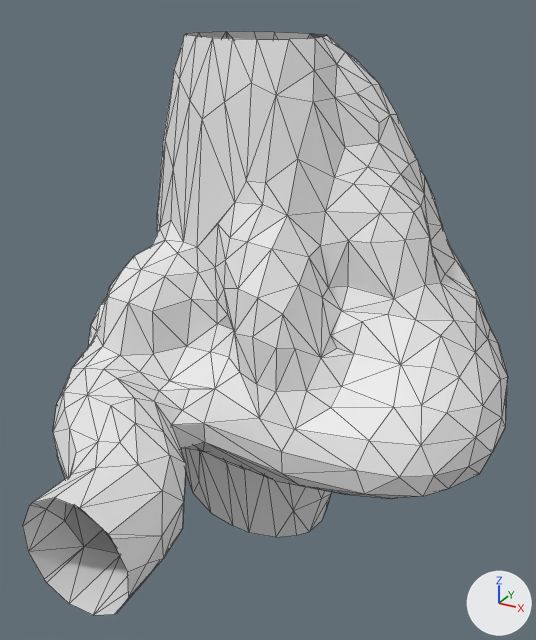
The FBX model BouquetOfTime/Assets/Models/TerrainModules/Room_02b_a.fbx, before and after one commit.
Both versions are drawn from a camera (50 mm lens) standing at (28.8, -58.7, 37.4) and looking at (-2.7, -1.5, 8.7). Every picture has the same lights, and +X, +Y and +Z are marked at lower right. Mesh edges are drawn as thin lines. Where no turn or scale is listed for an object, it has been applied to the vertices.

Before the edit, the objects in view are built like this:
```python
me_mesh_005 = bpy.data.meshes.new('Mesh.005')
me_mesh_005.from_pydata(...)  # 630 vertices, 1195 faces; spans x -25.5..20.7, y -32.0..32.0, z -11.2..34.2
me_mesh_005.materials.append(mat_material)  # white #e7e7e7
ob_room_02b_a = bpy.data.objects.new('Room_02b_a', me_mesh_005)
ob_room_02b_a.location = (0.0, 0.0, 0.0)
```
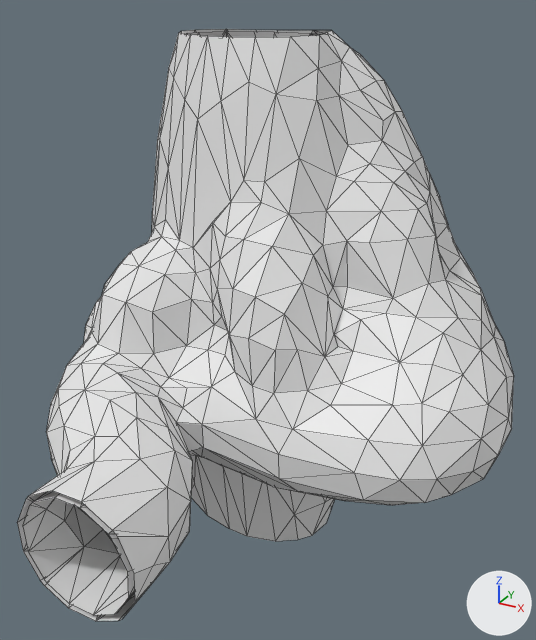
Edits to the scene script, one JSON object a line:
```json
{"block": "me_mesh_005", "where": "# used by ob_room_02b_a; location = (0.0, 0.0, 0.0)"}
{"op": "remove", "block": "me_mesh_005", "code": "me_mesh_005.from_pydata(...)  # 630 vertices, 1195 faces; spans x -25.5..20.7, y -32.0..32.0, z -11.2..34.2"}
{"op": "add", "block": "me_mesh_005", "code": "me_mesh_005.from_pydata(...)  # 1260 vertices, 2390 faces; spans x -26.0..21.2, y -32.0..32.2, z -11.4..34.6"}
{"block": "me_mesh_005", "change": "me_mesh_005 part 1: a new loose piece of 630 vertices spanning x -26.0..21.2, y -32.0..32.2, z -11.4..34.6, in mat_material (white #e7e7e7)"}
```

Boxes (x1, y1, x2, y2) around the edits, measured in the pictures (536 x 640 px):
```json
{"object": "Room_02b_a", "change": "reshaped", "before": [23, 31, 508, 615], "after": [17, 29, 514, 621]}
{"part": 1, "of": "me_mesh_005", "change": "added", "after": [17, 29, 514, 621]}
```
